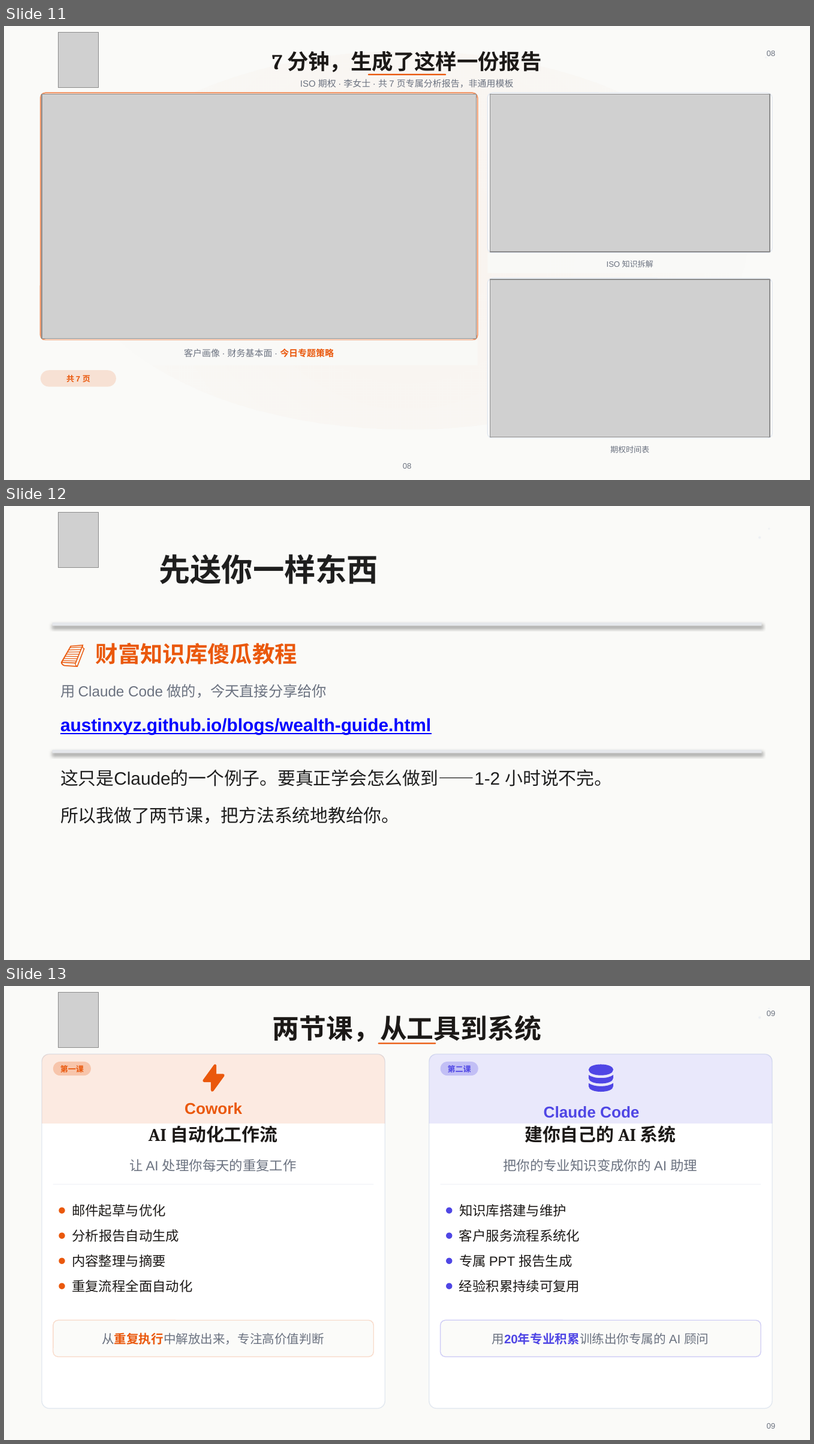
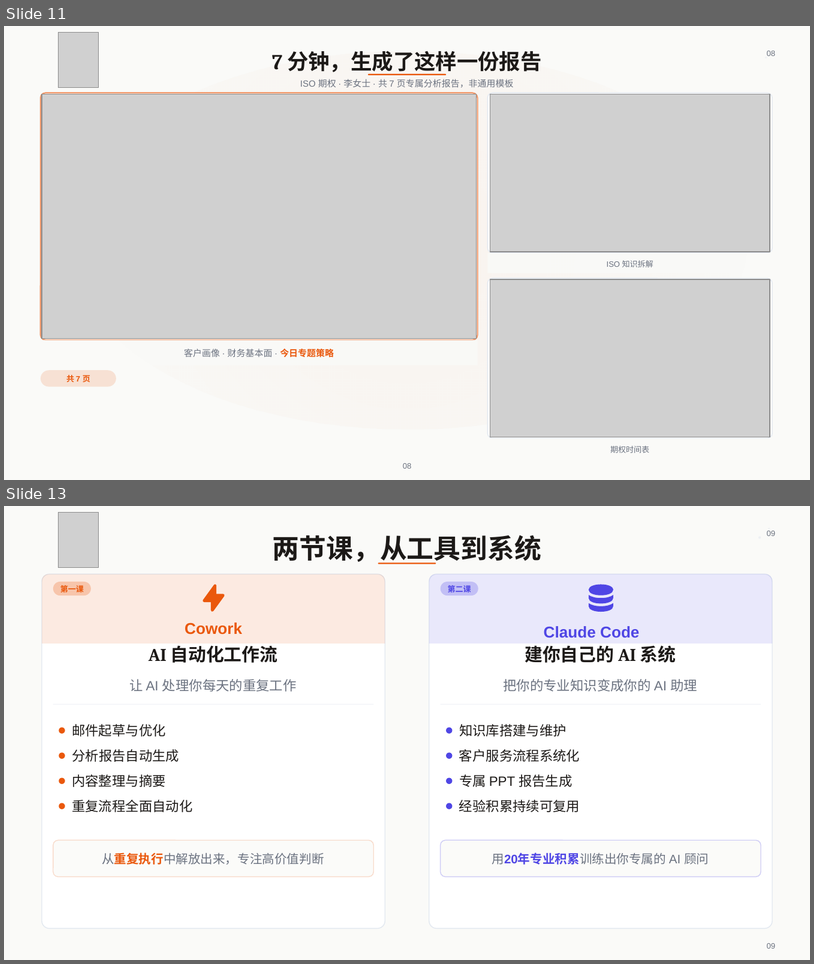
Before and after one commit to austinxyz/course-portal, a slide deck: dl/preclass-webinar.pptx. Shown one above the other, each under a label of ours: slides 11, 12 and 13 before the commit, slides 11 and 13 after it; the slides between them are not shown. The pictures are 814x1444 and 814x964 pixels, drawn with LibreOffice and Linux fonts; fonts in the diff are those of the drawing; grey boxes stand for pictures. Boxes give left, top, right and bottom in pixels: in the first picture for what was removed or moved away, otherwise in the second. Text is boxed around its words. In the diff, an @@ line names an element or a change of style, - is before the commit and + after.

Commit message:
feat: update preclass webinar PPT — slide 12 两样东西双卡片布局

```diff
--- a/dl/preclass-webinar.pptx
+++ b/dl/preclass-webinar.pptx
@@ slide 12 removed at [4,506,810,960], background #FFFFFF @@
@@ rectangle removed at [4,506,810,959] @@
@@ picture removed at [58,513,98,568] @@
@@ ellipse removed at [759,537,761,539] @@
@@ ellipse removed at [768,528,770,529] @@
@@ text removed at [159,554,378,584] @@
-先送你一样东西
@@ rectangle removed at [53,623,762,626] @@
@@ text removed at [96,643,298,664] @@
-📘 财富知识库傻瓜教程
@@ text removed at [60,684,327,697] @@
-用 Claude Code 做的，今天直接分享给你
@@ text removed at [60,718,431,735] @@
-austinxyz.github.io/blogs/wealth-guide.html
@@ rectangle removed at [53,750,762,753] @@
@@ text removed at [60,769,613,786] @@
-这只是Claude的一个例子。要真正学会怎么做到——1-2 小时说不完。
@@ text removed at [60,807,399,823] @@
-所以我做了两节课，把方法系统地教给你。
```
Also in this commit, not shown: 1 slide added.
